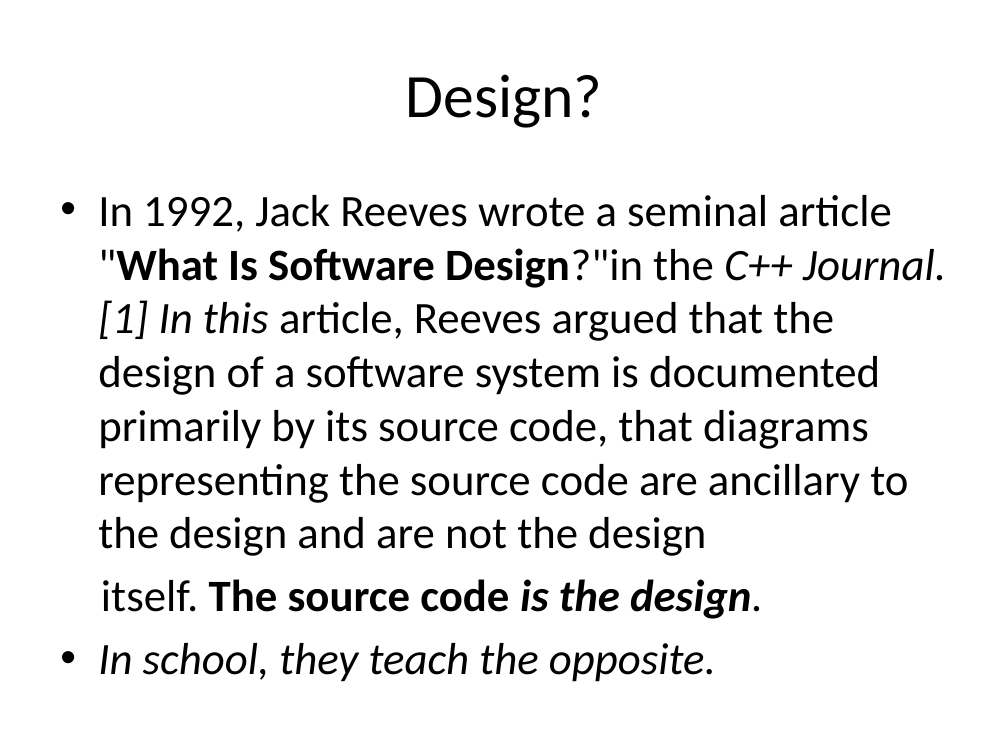
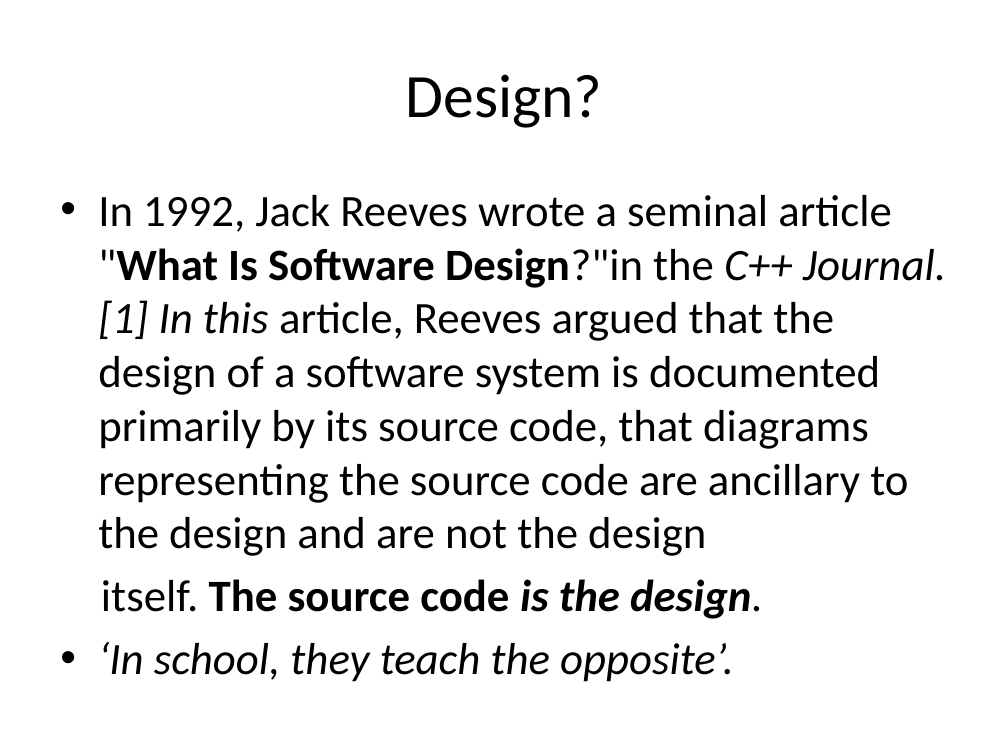
Before and after one commit to sameeri/solid, a slide deck: slide 14 of SOLID Principles of OOD v2.pptx. Drawn at 1008x756 pixels with LibreOffice and Linux fonts; fonts in the diff are those of the drawing. Boxes give left, top, right and bottom in pixels: in the first picture for what was removed or moved away, otherwise in the second. Text is boxed around its words. In the diff, an @@ line names an element or a change of style, - is before the commit and + after.

```diff
--- a/SOLID Principles of OOD v2.pptx
+++ b/SOLID Principles of OOD v2.pptx
@@ text at [98, 642, 734, 682]: text changed @@
-• In school, they teach the opposite.
+• ‘In school, they teach the opposite’.
```
Also in this commit, not shown: 8 other slides changed, 12 slides added, 1 slide removed.
